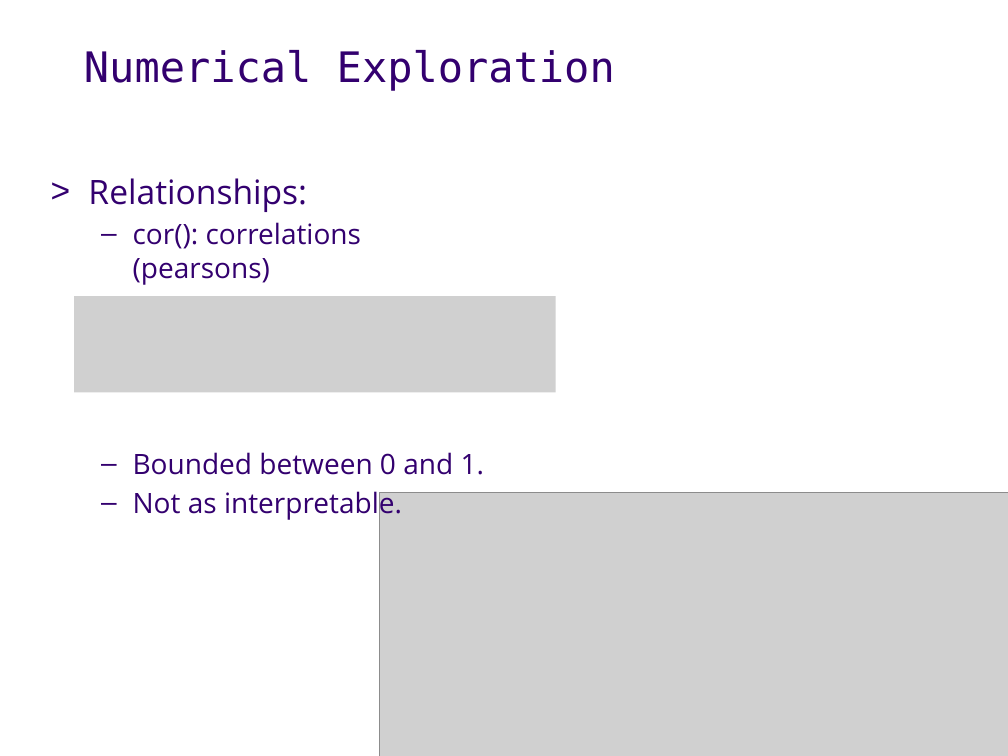
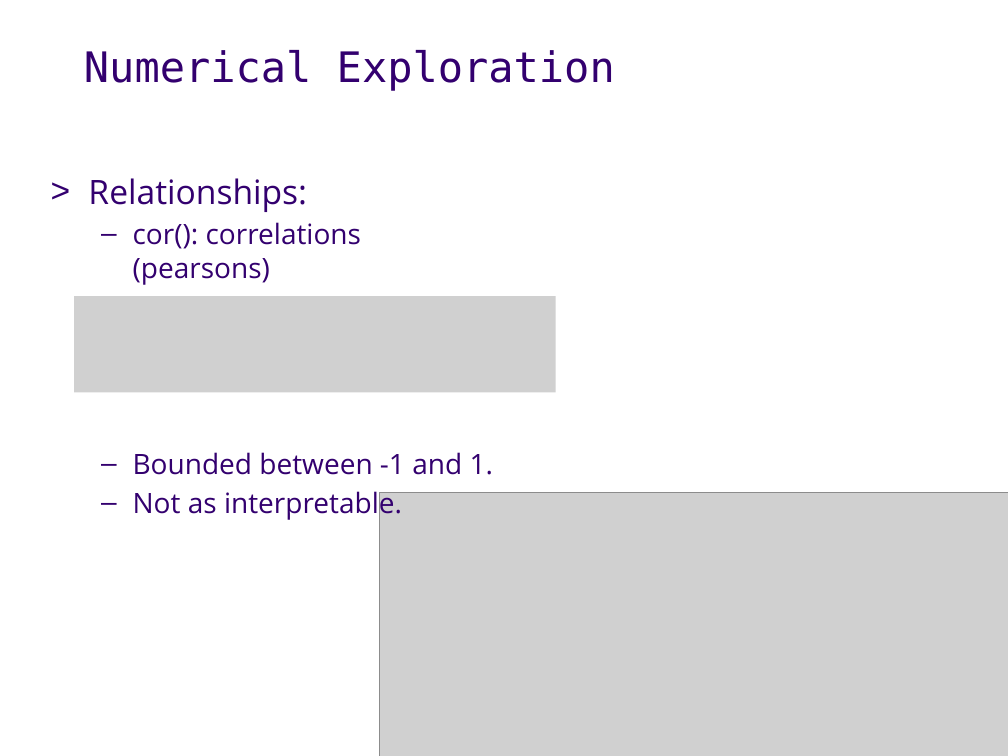
Before and after one commit to alfords/UW_Data_Science_350, a slide deck: slide 26 of Week1/1_Introduction.pptx. Drawn at 1008x756 pixels with LibreOffice and Linux fonts; fonts in the diff are those of the drawing; grey boxes stand for pictures; background and template pictures are left out. Boxes give left, top, right and bottom in pixels: in the first picture for what was removed or moved away, otherwise in the second. Text is boxed around its words. In the diff, an @@ line names an element or a change of style, - is before the commit and + after.

```diff
--- a/Week1/1_Introduction.pptx
+++ b/Week1/1_Introduction.pptx
@@ text at bbox=[133, 452, 493, 475]: text changed @@
-  – Bounded between 0 and 1.
+  – Bounded between -1 and 1.
```
Also in this commit, not shown: 4 other files.
